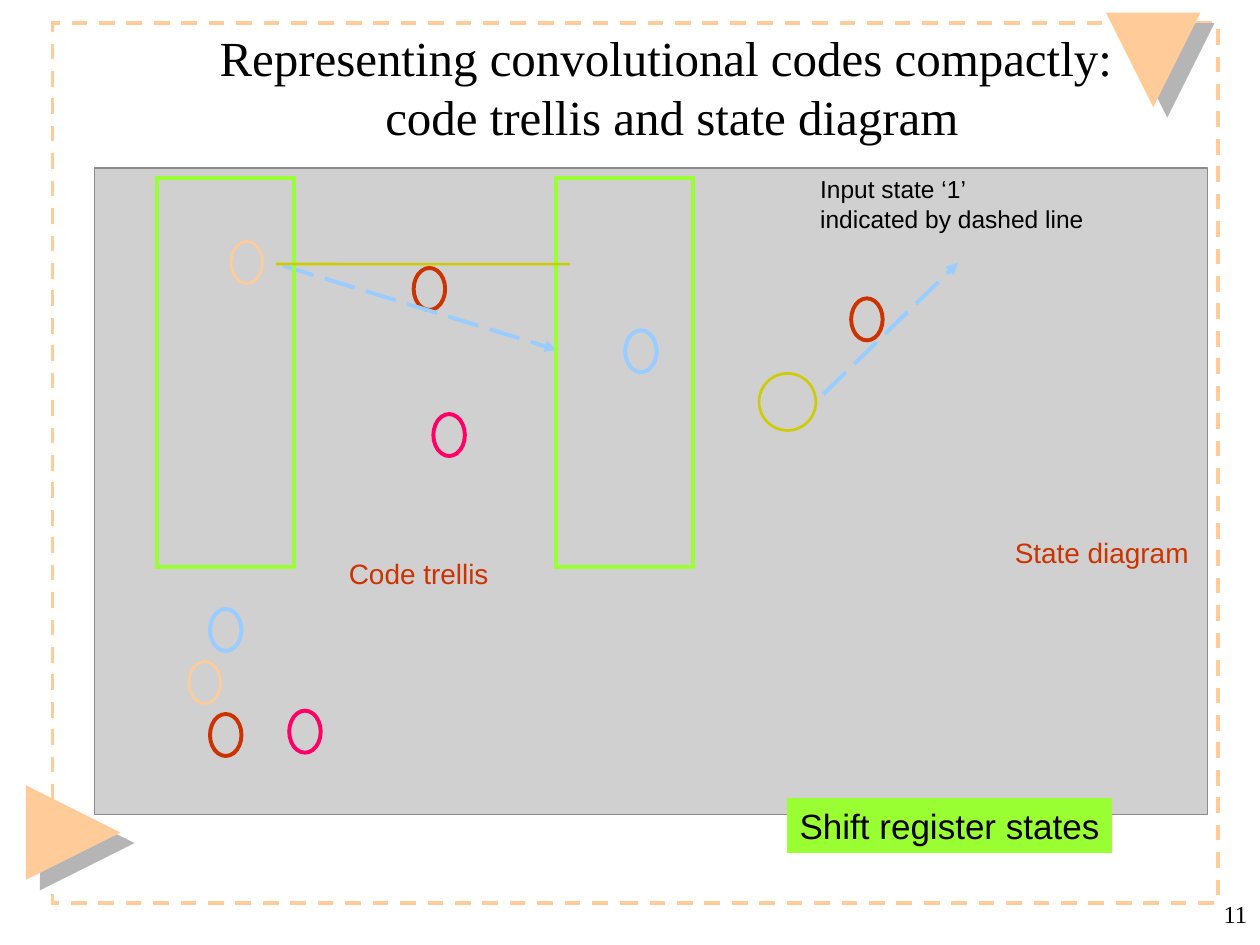
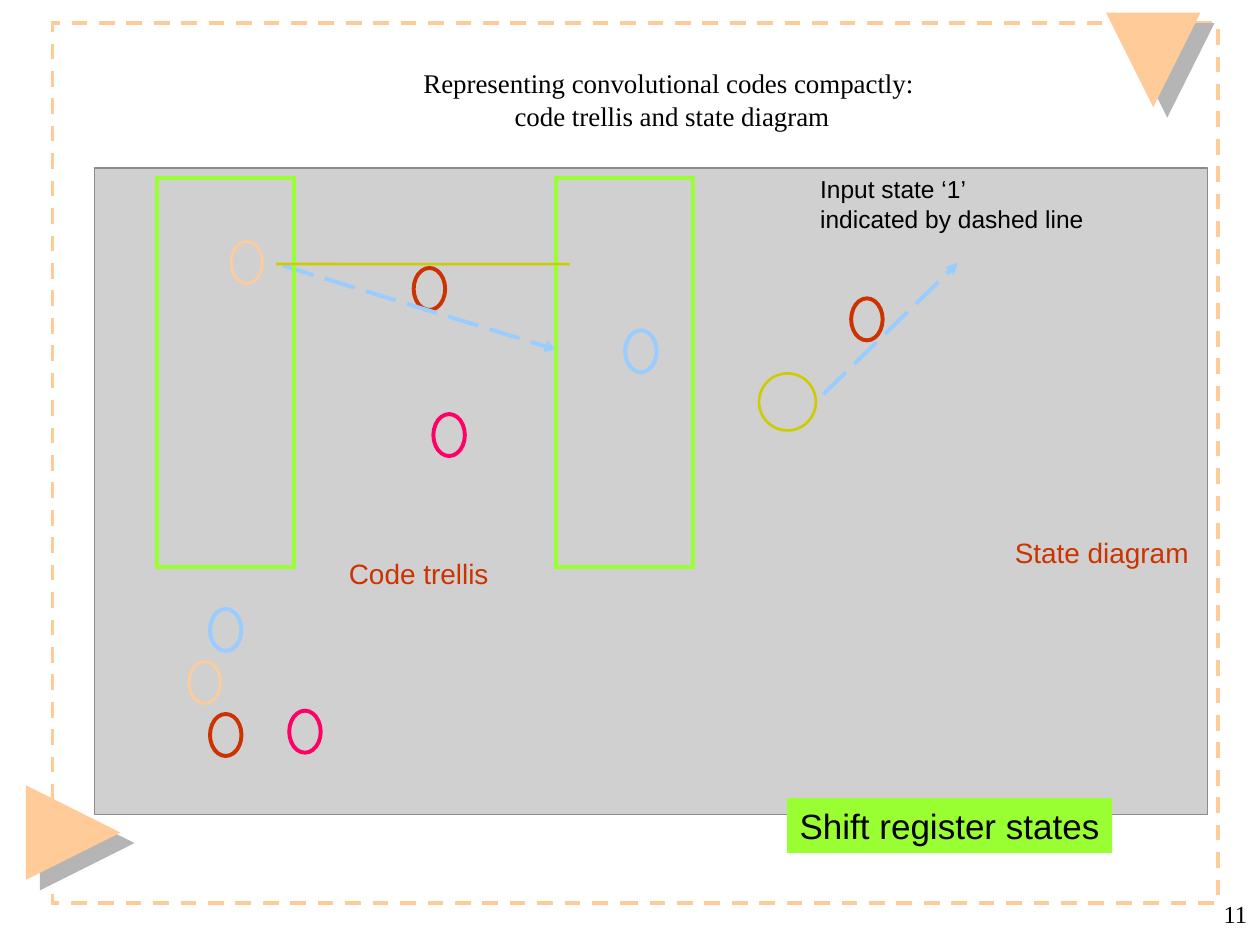
Before and after one commit to carmel26/semester2Notes, a slide deck: slide 11 of Mobile Telecommunication Technology/Lecture 9.ppt. Drawn at 1260x945 pixels with LibreOffice and Linux fonts; fonts in the diff are those of the drawing; grey boxes stand for pictures. Boxes give left, top, right and bottom in pixels: in the first picture for what was removed or moved away, otherwise in the second. Text is boxed around its words. In the diff, an @@ line names an element or a change of style, - is before the commit and + after.

```diff
--- a/Mobile Telecommunication Technology/Lecture 9.ppt
+++ b/Mobile Telecommunication Technology/Lecture 9.ppt
@@ text "Representing convolutional codes compactly: code ..." at [423, 74, 913, 131]: size 28 to 15.4 pt @@
```
Also in this commit, not shown: 3 other slides changed, 12 other files.
